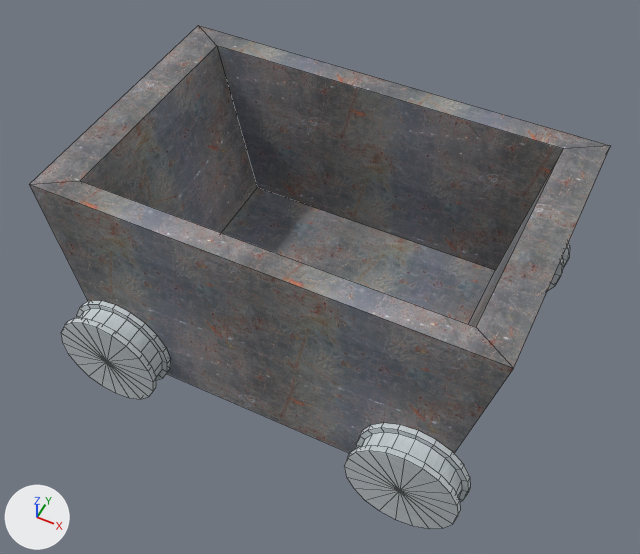
Two versions of the OBJ model Cart.obj, one commit apart.
The view is the same before and after, from a 50 mm lens placed at (0.95, -1.946, 2.264), pointed at (0.008, -0.061, -0.092). Every picture has the same lights, and +X, +Y and +Z are marked at lower left. Mesh edges are drawn as thin lines. Where no turn or scale is listed for an object, it has been applied to the vertices.

Names of what the first picture shows: 'Cart'.
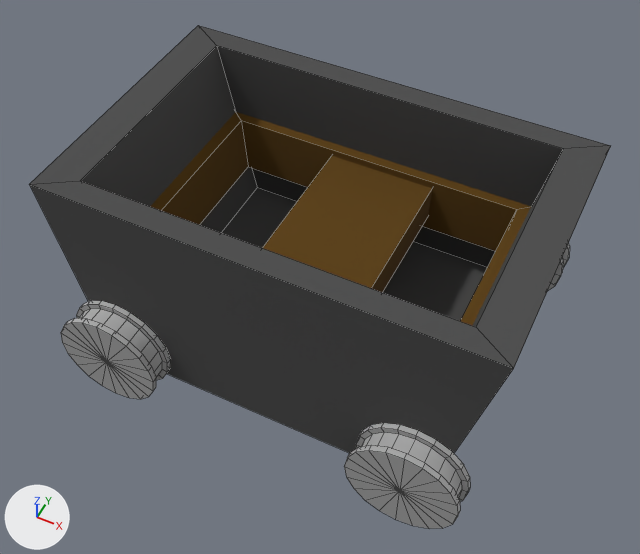
Changed parts and their boxes [x1, y1, x2, y2] in the pictures (640 x 554 px):
```json
{"part": 1, "of": "me_cart", "change": "added", "after": [263, 156, 432, 293], "on screen": "brown"}
{"part": 2, "of": "me_cart", "change": "added", "after": [150, 112, 531, 326], "on screen": "brown"}
{"part": 3, "of": "me_cart", "change": "recoloured", "before": [61, 243, 570, 529], "after": [61, 243, 570, 529]}
{"part": 4, "of": "me_cart", "change": "recoloured", "before": [29, 25, 611, 453], "after": [29, 25, 611, 453], "on screen": "grey to black"}
```

Edits to the scene script, one JSON object a line:
```json
{"op": "add", "block": "mat_lambert3sg", "code": ["mat_lambert3sg = principled_material('lambert3SG')", "mat_lambert3sg.base_color = (0.07, 0.07, 0.07)  # dark grey #4b4b4b", "mat_lambert3sg.roughness = 1.0"]}
{"op": "add", "block": "mat_lambert4sg", "code": ["mat_lambert4sg = principled_material('lambert4SG')", "mat_lambert4sg.base_color = (0.11, 0.05, 0.0)  # brown #5d3f00", "mat_lambert4sg.roughness = 1.0"]}
{"op": "add", "block": "mat_blinn2sg", "code": ["mat_blinn2sg = principled_material('blinn2SG')", "mat_blinn2sg.base_color = (0.44, 0.44, 0.44)  # grey #b1b1b1", "mat_blinn2sg.roughness = 1.0"]}
{"block": "me_cart", "where": "# used by ob_cart; location = (0.0, 0.0, 0.0)"}
{"op": "remove", "block": "me_cart", "code": "me_cart.from_pydata(...)  # 504 vertices, 574 faces; spans x -0.79..0.79, y -0.61..0.61, z -0.47..0.38"}
{"op": "add", "block": "me_cart", "code": "me_cart.from_pydata(...)  # 528 vertices, 596 faces; spans x -0.79..0.79, y -0.61..0.61, z -0.47..0.38"}
{"block": "me_cart", "change": "me_cart part 1: a new loose piece, a box spanning x -0.16..0.24, y -0.42..0.42, z -0.07..0.07, in mat_lambert4sg (brown #5d3f00)"}
{"block": "me_cart", "change": "me_cart part 2: a new loose piece of 16 vertices spanning x -0.64..0.64, y -0.44..0.44, z -0.14..0.11, in mat_lambert4sg (brown #5d3f00)"}
{"block": "me_cart", "change": "me_cart part 3: 560 faces spanning x -0.75..0.76, y -0.61..0.61, z -0.47..-0.08 switch from mat_blinn1sg (picture img_whitesteel_jpg) to mat_blinn2sg (grey #b1b1b1)"}
{"block": "me_cart", "change": "me_cart part 4: 14 faces spanning x -0.79..0.79, y -0.5..0.5, z -0.38..0.38 switch from mat_lambert2sg (picture img_steel_jpg) to mat_lambert3sg (dark grey #4b4b4b)"}
{"op": "add", "block": "me_cart", "code": "me_cart.materials.append(mat_lambert4sg)  # brown #5d3f00"}
```
